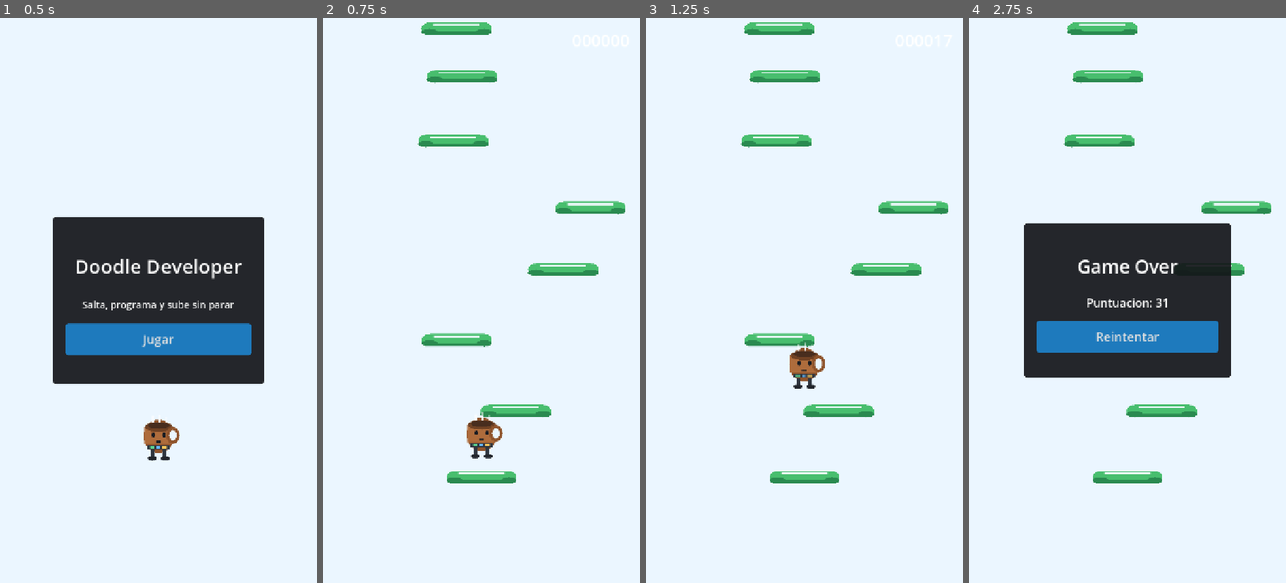
Above: before the commit, frames 1-4 (left to right).
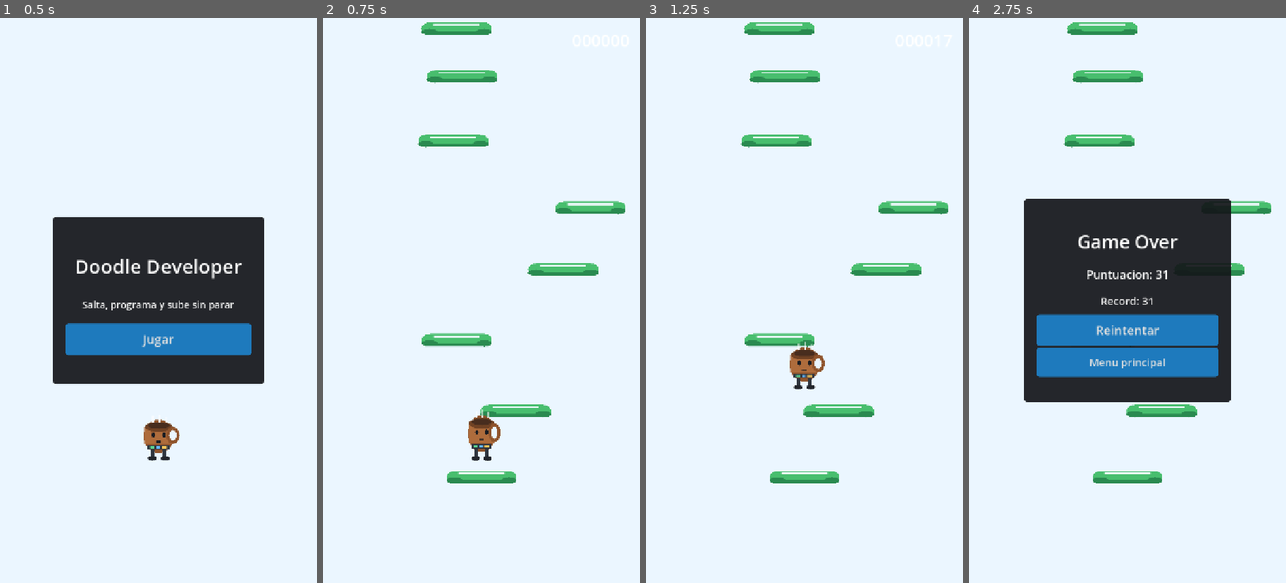
Above: after the commit, the same moments.

Repository: Mukul578/DoodleDeveloper
Game: Godot game, scene res://Scenes/Main.tscn
Two runs of this game, one before a commit and one after it. Both use one fixed random seed, a clock stepped at 60 frames per second and the inputs below. Sound files missing from this copy of the repository are replaced by a short silence.
Inputs:
- Up to frame 1 (0.5 s): no input
- Up to frame 2 (0.75 s): click "Jugar" at 0.5 s
- Up to frame 3 (1.25 s): no input
- Up to frame 4 (2.75 s): hold Right (move_right) 1.28-2.03 s; hold Left (move_left) from 2.03 s (still down)

Frame 1 is identical in both runs. In frame 2, 0.3% of the frame differs, in the area x 45-57%, y 69-79%; in frame 3, 0.1%; in frame 4, 11%, in the area x 17-83%, y 32-68%.

Commit message:
Ampliar game over animacion y audio

Diff:
--- a/Scenes/Main.tscn
+++ b/Scenes/Main.tscn
@@ -2,6 +2,10 @@
 
 [ext_resource type="Script" uid="uid://bma4jj7l65pka" path="res://Scripts/game.gd" id="1_game_script"]
 [ext_resource type="PackedScene" path="res://Scenes/Player.tscn" id="2_player_scene"]
+[ext_resource type="AudioStream" path="res://Assets/Audio/jump.wav" id="3_jump_sfx"]
+[ext_resource type="AudioStream" path="res://Assets/Audio/break.wav" id="4_break_sfx"]
+[ext_resource type="AudioStream" path="res://Assets/Audio/fall.wav" id="5_fall_sfx"]
+[ext_resource type="AudioStream" path="res://Assets/Audio/music_loop.wav" id="6_music_loop"]
 
 [sub_resource type="StyleBoxFlat" id="StyleBoxFlat_panel"]
 content_margin_left = 28.0
@@ -47,6 +51,25 @@
 [node name="Player" parent="." unique_id=812478769 instance=ExtResource("2_player_scene")]
 position = Vector2(360, 950)
 
+[node name="Audio" type="Node" parent="."]
+
+[node name="JumpSFX" type="AudioStreamPlayer" parent="Audio"]
+stream = ExtResource("3_jump_sfx")
+volume_db = -7.0
+
+[node name="BreakSFX" type="AudioStreamPlayer" parent="Audio"]
+stream = ExtResource("4_break_sfx")
+volume_db = -5.0
+
+[node name="FallSFX" type="AudioStreamPlayer" parent="Audio"]
+stream = ExtResource("5_fall_sfx")
+volume_db = -6.0
+
+[node name="Music" type="AudioStreamPlayer" parent="Audio"]
+stream = ExtResource("6_music_loop")
+volume_db = -18.0
+autoplay = true
+
 [node name="Camera2D" type="Camera2D" parent="." unique_id=1281646941]
 position = Vector2(360, 640)
 
@@ -160,9 +183,9 @@
 anchor_right = 0.5
 anchor_bottom = 0.5
 offset_left = -235.0
-offset_top = -175.0
+offset_top = -230.0
 offset_right = 235.0
-offset_bottom = 175.0
+offset_bottom = 230.0
 grow_horizontal = 2
 grow_vertical = 2
 theme_override_styles/panel = SubResource("StyleBoxFlat_panel")
@@ -188,18 +211,35 @@
 vertical_alignment = 1
 
 [node name="FinalScoreLabel" type="Label" parent="UI/GameOverLayer/Panel/VBoxContainer" unique_id=214834419]
-custom_minimum_size = Vector2(0, 74)
+custom_minimum_size = Vector2(0, 58)
 layout_mode = 2
 theme_override_font_sizes/font_size = 26
 text = "Puntuacion: 0"
 horizontal_alignment = 1
 vertical_alignment = 1
 
+[node name="BestScoreLabel" type="Label" parent="UI/GameOverLayer/Panel/VBoxContainer"]
+custom_minimum_size = Vector2(0, 54)
+layout_mode = 2
+theme_override_font_sizes/font_size = 24
+text = "Record: 0"
+horizontal_alignment = 1
+vertical_alignment = 1
+
 [node name="RetryButton" type="Button" parent="UI/GameOverLayer/Panel/VBoxContainer" unique_id=456598958]
-custom_minimum_size = Vector2(0, 72)
+custom_minimum_size = Vector2(0, 64)
 layout_mode = 2
 theme_override_font_sizes/font_size = 28
 theme_override_styles/normal = SubResource("StyleBoxFlat_button")
 theme_override_styles/pressed = SubResource("StyleBoxFlat_button")
 theme_override_styles/hover = SubResource("StyleBoxFlat_button")
 text = "Reintentar"
+
+[node name="MenuButton" type="Button" parent="UI/GameOverLayer/Panel/VBoxContainer"]
+custom_minimum_size = Vector2(0, 64)
+layout_mode = 2
+theme_override_font_sizes/font_size = 24
+theme_override_styles/normal = SubResource("StyleBoxFlat_button")
+theme_override_styles/pressed = SubResource("StyleBoxFlat_button")
+theme_override_styles/hover = SubResource("StyleBoxFlat_button")
+text = "Menu principal"
--- a/Scenes/Player.tscn
+++ b/Scenes/Player.tscn
@@ -12,7 +12,9 @@
 collision_mask = 1
 script = ExtResource("1_player_script")
 
-[node name="Sprite2D" type="Sprite2D" parent="."]
+[node name="VisualRoot" type="Node2D" parent="."]
+
+[node name="Sprite2D" type="Sprite2D" parent="VisualRoot"]
 texture = ExtResource("2_player_texture")
 
 [node name="CollisionShape2D" type="CollisionShape2D" parent="."]
--- a/Scripts/game.gd
+++ b/Scripts/game.gd
@@ -15,8 +15,14 @@
 @onready var game_over_layer: CanvasLayer = $UI/GameOverLayer
 @onready var score_label: Label = $UI/HUDLayer/MarginContainer/ScoreLabel
 @onready var final_score_label: Label = $UI/GameOverLayer/Panel/VBoxContainer/FinalScoreLabel
+@onready var best_score_label: Label = $UI/GameOverLayer/Panel/VBoxContainer/BestScoreLabel
+@onready var jump_sfx: AudioStreamPlayer = $Audio/JumpSFX
+@onready var break_sfx: AudioStreamPlayer = $Audio/BreakSFX
+@onready var fall_sfx: AudioStreamPlayer = $Audio/FallSFX
+@onready var music: AudioStreamPlayer = $Audio/Music
 
 var score := 0
+var best_score := 0
 var highest_y := START_Y
 var score_start_y := START_Y
 var next_platform_y := START_Y
@@ -26,8 +32,11 @@
 func _ready() -> void:
 	randomize()
 	player.viewport_width = VIEWPORT_SIZE.x
+	player.bounced.connect(_on_player_bounced)
 	$UI/MenuLayer/Panel/VBoxContainer/StartButton.pressed.connect(start_game)
 	$UI/GameOverLayer/Panel/VBoxContainer/RetryButton.pressed.connect(start_game)
+	$UI/GameOverLayer/Panel/VBoxContainer/MenuButton.pressed.connect(show_main_menu)
+	music.finished.connect(_on_music_finished)
 	_show_menu()
 
 
@@ -53,7 +62,15 @@
 	_create_starting_platforms()
 	score_label.text = "%06d" % score
 	_set_ui_state(false, true, false)
+	_play_music()
 	running = true
+
+
+func show_main_menu() -> void:
+	_clear_platforms()
+	camera.position = Vector2(VIEWPORT_SIZE.x * 0.5, VIEWPORT_SIZE.y * 0.5)
+	player.position = Vector2(VIEWPORT_SIZE.x * 0.5, START_Y - 90.0)
+	_show_menu()
 
 
 func _show_menu() -> void:
@@ -65,8 +82,11 @@
 func _game_over() -> void:
 	running = false
 	player.stop()
+	best_score = max(best_score, score)
 	final_score_label.text = "Puntuacion: %d" % score
+	best_score_label.text = "Record: %d" % best_score
 	_set_ui_state(false, false, true)
+	_play_one_shot(fall_sfx)
 
 
 func _set_ui_state(show_menu: bool, show_hud: bool, show_game_over: bool) -> void:
@@ -95,6 +115,8 @@
 	platforms_root.add_child(platform)
 	if platform.has_method("setup"):
 		platform.setup(type)
+	if platform.has_signal("broken"):
+		platform.broken.connect(_on_platform_broken)
 
 
 func _choose_platform_type() -> int:
@@ -134,3 +156,26 @@
 func _clear_platforms() -> void:
 	for platform in platforms_root.get_children():
 		platform.queue_free()
+
+
+func _on_player_bounced() -> void:
+	_play_one_shot(jump_sfx)
+
+
+func _on_platform_broken() -> void:
+	_play_one_shot(break_sfx)
+
+
+func _play_music() -> void:
+	if not music.playing:
+		music.play()
+
+
+func _on_music_finished() -> void:
+	if running:
+		music.play()
+
+
+func _play_one_shot(player_node: AudioStreamPlayer) -> void:
+	player_node.stop()
+	player_node.play()
--- a/Scripts/platform.gd
+++ b/Scripts/platform.gd
@@ -1,4 +1,6 @@
 extends AnimatableBody2D
+
+signal broken
 
 enum PlatformType { NORMAL, MOVING, BREAKABLE }
 
@@ -49,6 +51,7 @@
 
 func _break() -> void:
 	_broken = true
+	broken.emit()
 	collision_shape.set_deferred("disabled", true)
 	if sprite != null:
 		sprite.modulate = Color(1.0, 0.55, 0.45, 0.65)
--- a/Scripts/player.gd
+++ b/Scripts/player.gd
@@ -1,14 +1,19 @@
 extends CharacterBody2D
 
 signal fell_below_screen
+signal bounced
 
 @export var move_speed := 520.0
 @export var jump_velocity := -940.0
 @export var gravity := 2200.0
 @export var viewport_width := 720.0
 
+@onready var visual_root: Node2D = $VisualRoot
+
 var active := false
 var touch_direction := 0.0
+var _visual_tween: Tween
+var _falling_pose := false
 
 
 func reset(start_position: Vector2) -> void:
@@ -16,6 +21,7 @@
 	velocity = Vector2.ZERO
 	active = true
 	touch_direction = 0.0
+	_reset_visual_pose()
 
 
 func _physics_process(delta: float) -> void:
@@ -33,16 +39,20 @@
 	move_and_slide()
 	_wrap_horizontally()
 	_handle_platform_bounce(was_falling)
+	_update_air_pose()
 
 
 func bounce(extra_multiplier := 1.0) -> void:
 	velocity.y = jump_velocity * extra_multiplier
+	bounced.emit()
+	_play_jump_animation()
 
 
 func stop() -> void:
 	active = false
 	velocity = Vector2.ZERO
 	touch_direction = 0.0
+	_reset_visual_pose()
 
 
 func _wrap_horizontally() -> void:
@@ -66,3 +76,44 @@
 			else:
 				bounce()
 			break
+
+
+func _update_air_pose() -> void:
+	if velocity.y > 90.0:
+		if not _falling_pose:
+			_falling_pose = true
+			_tween_visual(Vector2(1.06, 0.94), Vector2(0.0, 4.0), 0.16)
+	elif velocity.y < -90.0:
+		_falling_pose = false
+		if _visual_tween == null or not _visual_tween.is_running():
+			_tween_visual(Vector2(0.92, 1.10), Vector2(0.0, -4.0), 0.12)
+
+
+func _play_jump_animation() -> void:
+	_falling_pose = false
+	if _visual_tween != null:
+		_visual_tween.kill()
+
+	visual_root.scale = Vector2(1.18, 0.82)
+	visual_root.position = Vector2(0.0, 8.0)
+	_visual_tween = create_tween()
+	_visual_tween.tween_property(visual_root, "scale", Vector2(0.86, 1.16), 0.08).set_trans(Tween.TRANS_QUAD).set_ease(Tween.EASE_OUT)
+	_visual_tween.parallel().tween_property(visual_root, "position", Vector2(0.0, -6.0), 0.08)
+	_visual_tween.tween_property(visual_root, "scale", Vector2(1.0, 1.0), 0.14).set_trans(Tween.TRANS_BACK).set_ease(Tween.EASE_OUT)
+	_visual_tween.parallel().tween_property(visual_root, "position", Vector2.ZERO, 0.14)
+
+
+func _tween_visual(target_scale: Vector2, target_position: Vector2, duration: float) -> void:
+	if _visual_tween != null:
+		_visual_tween.kill()
+	_visual_tween = create_tween()
+	_visual_tween.tween_property(visual_root, "scale", target_scale, duration)
+	_visual_tween.parallel().tween_property(visual_root, "position", target_position, duration)
+
+
+func _reset_visual_pose() -> void:
+	_falling_pose = false
+	if _visual_tween != null:
+		_visual_tween.kill()
+	visual_root.scale = Vector2.ONE
+	visual_root.position = Vector2.ZERO
Not shown, added: Assets/Audio/break.wav.import
Not shown, added: Assets/Audio/fall.wav.import
Not shown, added: Assets/Audio/jump.wav.import
Not shown, added: Assets/Audio/music_loop.wav.import
Not shown, added: Assets/Audio/break.wav
Not shown, added: Assets/Audio/fall.wav
Not shown, added: Assets/Audio/jump.wav
Not shown, added: Assets/Audio/music_loop.wav
Not shown, changed: estado_proyecto.md
